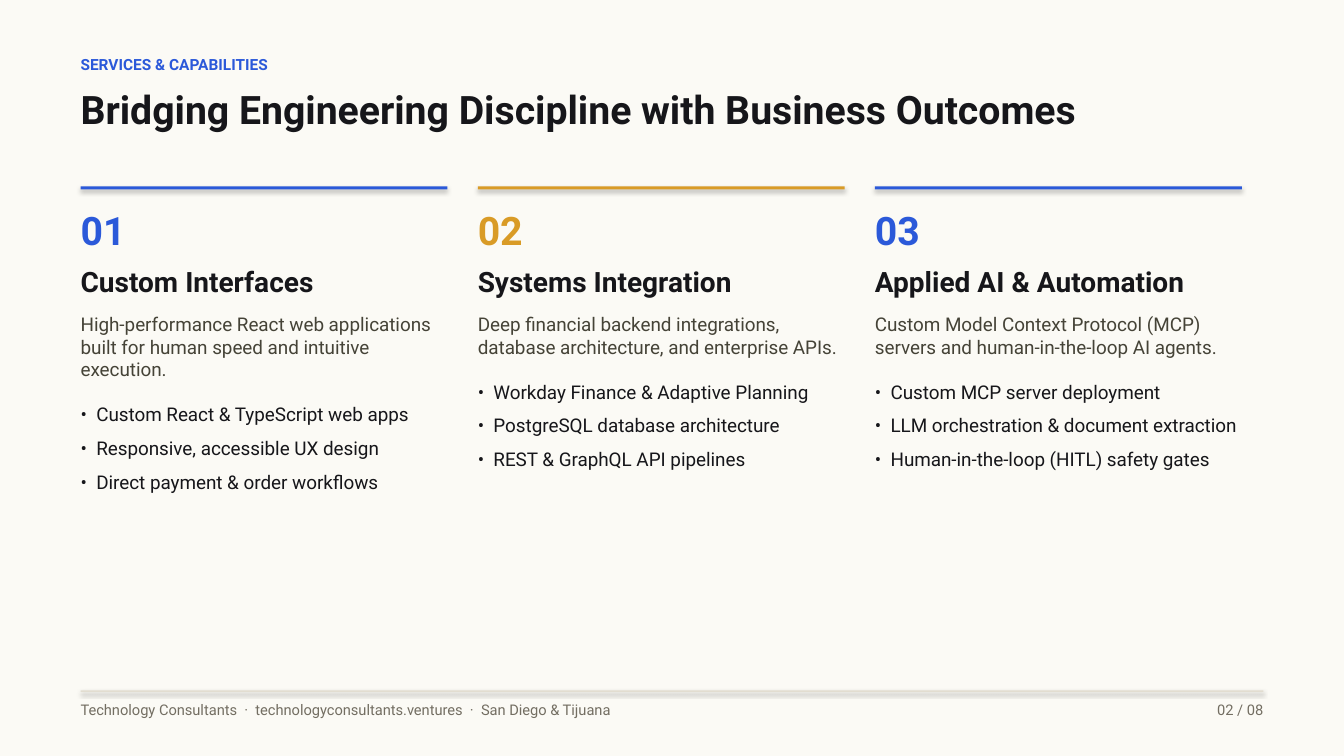
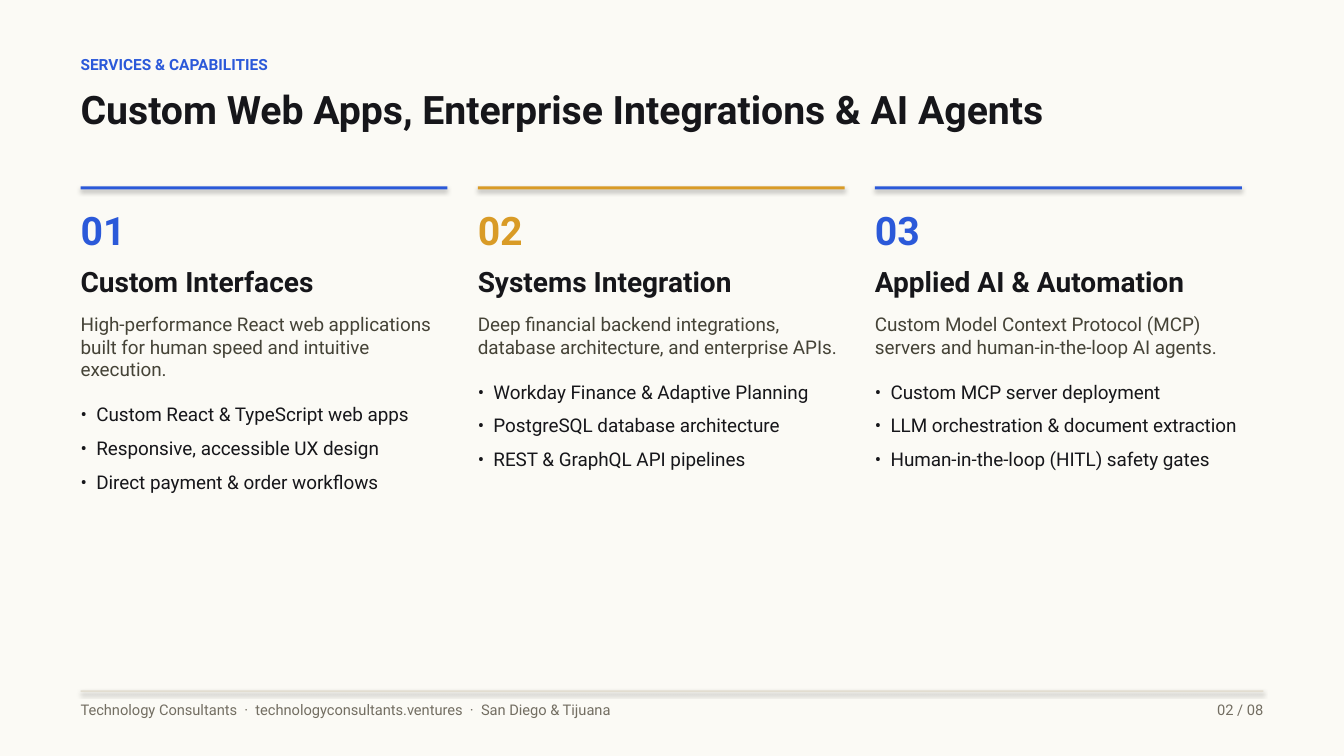
Before and after one commit to rguido198/TechnologyConsultantsVentures, a slide deck: slide 2 of Technology_Consultants_Who_to_Send_My_Way.pptx. Drawn at 1344x756 pixels with LibreOffice and Linux fonts; fonts in the diff are those of the drawing. Boxes give left, top, right and bottom in pixels: in the first picture for what was removed or moved away, otherwise in the second. Text is boxed around its words. In the diff, an @@ line names an element or a change of style, - is before the commit and + after.

Commit message:
Replace generic 'Bridging X with Y' placeholder slide title with specific practice headline 'Custom Web Apps, Enterprise Integrations & AI Agents'

```diff
--- a/Technology_Consultants_Who_to_Send_My_Way.pptx
+++ b/Technology_Consultants_Who_to_Send_My_Way.pptx
@@ text at bbox=[81, 94, 1043, 132]: text changed @@
-Bridging Engineering Discipline with Business Outcomes
+Custom Web Apps, Enterprise Integrations & AI Agents
```
Also in this commit, not shown: 7 other slides changed, 1 other file.
